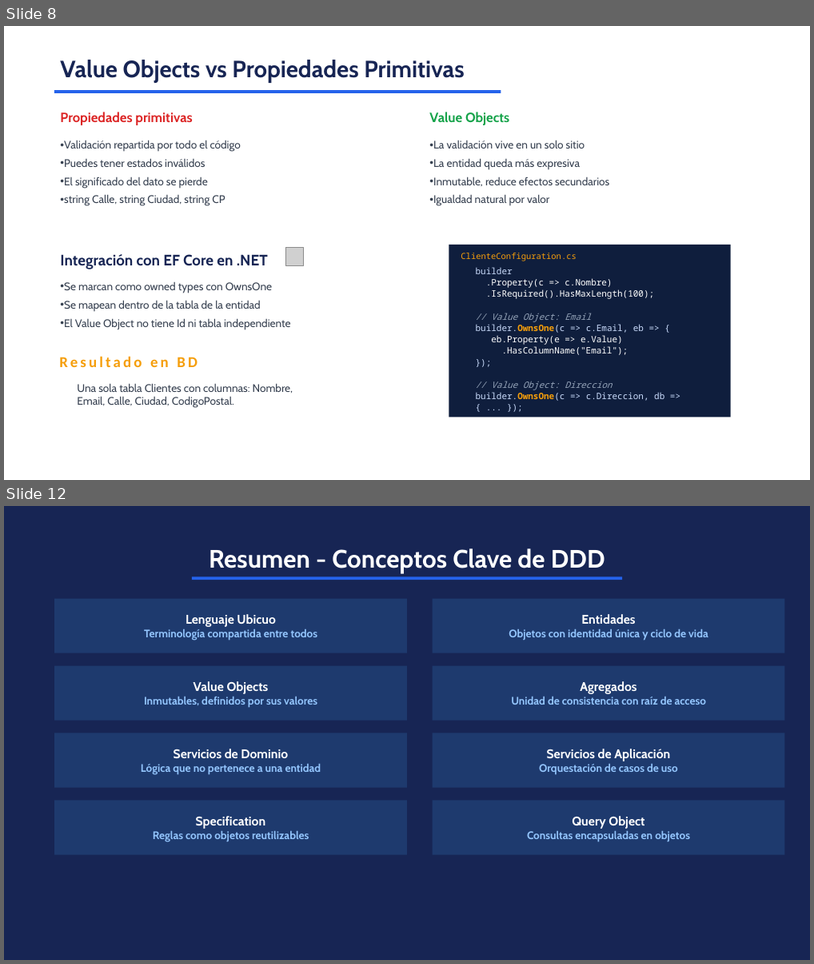
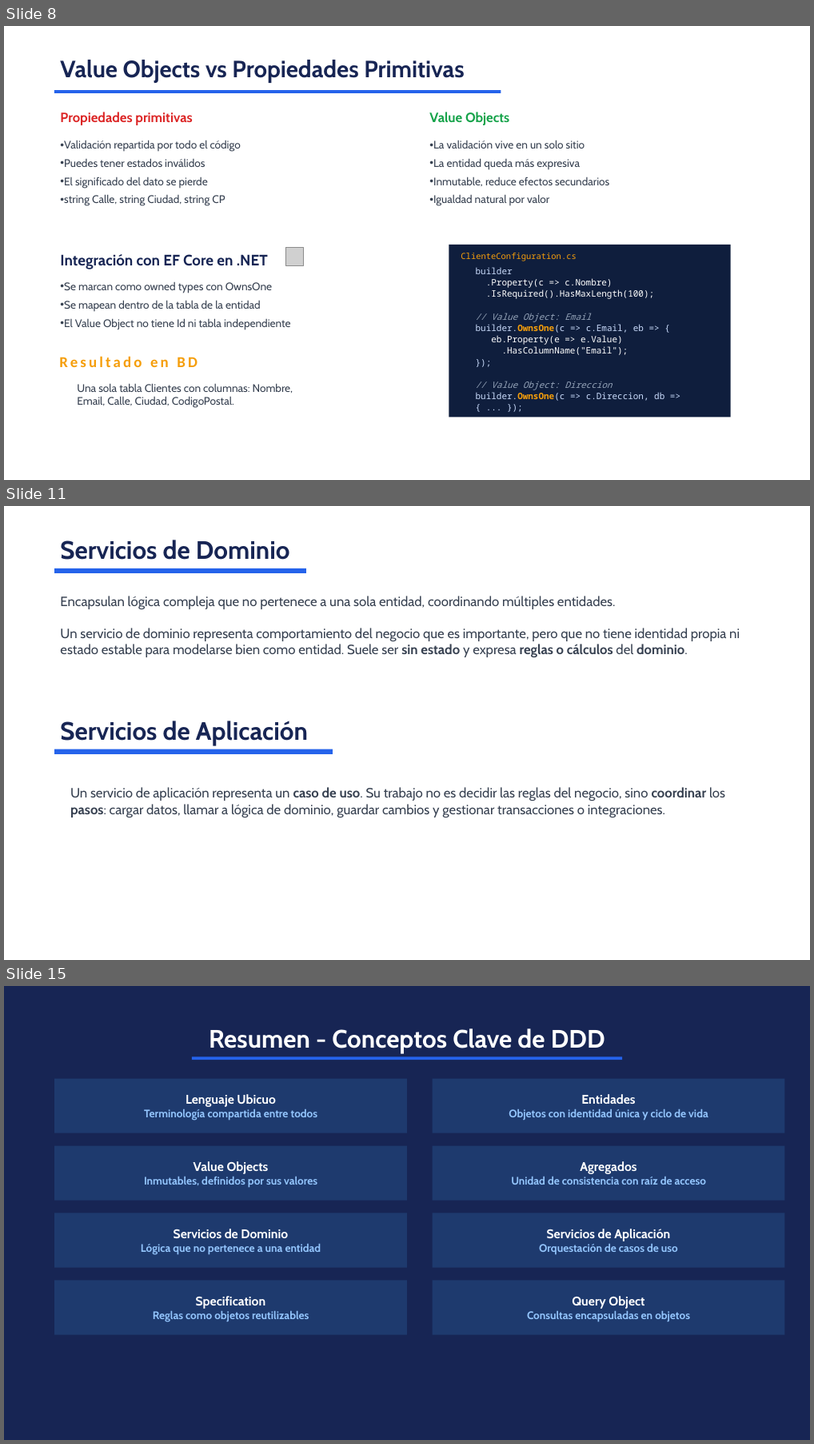
Before and after one commit to jorge-babel-code/TiendaOnline, a slide deck: DDD_Presentacion.pptx. Shown one above the other, each under a label of ours: slides 8 and 12 before the commit, slides 8, 11 and 15 after it; the slides between them are not shown. The pictures are 814x964 and 814x1444 pixels, drawn with LibreOffice and Linux fonts; fonts in the diff are those of the drawing; grey boxes stand for pictures. Boxes give left, top, right and bottom in pixels: in the first picture for what was removed or moved away, otherwise in the second. Text is boxed around its words. In the diff, an @@ line names an element or a change of style, - is before the commit and + after.

```diff
--- a/DDD_Presentacion.pptx
+++ b/DDD_Presentacion.pptx
@@ slide 11 added at [4, 506, 810, 960], background #FFFFFF @@
@@ text added at [60, 540, 290, 560], 30 pt, text #172554, bold @@
+Servicios de Dominio
@@ rectangle added at [54, 568, 306, 573], fill #2563EB @@
@@ text added at [60, 596, 740, 657], 16 pt, text #374151 @@
+Encapsulan lógica compleja que no pertenece a una sola entidad, coordinando múltiples entidades.
+Un servicio de dominio representa comportamiento del negocio que es importante, pero que no tiene identidad propia ni estado estable para modelarse bien como entidad. Suele ser sin estado y expresa reglas o cálculos del dominio.
@@ text added at [60, 720, 308, 745], 30 pt, text #172554, bold @@
+Servicios de Aplicación
@@ rectangle added at [54, 749, 333, 754], fill #2563EB @@
@@ text added at [70, 787, 726, 817], 16 pt, text #374151 @@
+Un servicio de aplicación representa un caso de uso. Su trabajo no es decidir las reglas del negocio, sino coordinar los pasos: cargar datos, llamar a lógica de dominio, guardar cambios y gestionar transacciones o integraciones.
@@ what was slide 12 is now slide 15 @@
```
Also in this commit, not shown: 4 slides changed, 2 other slides added.
